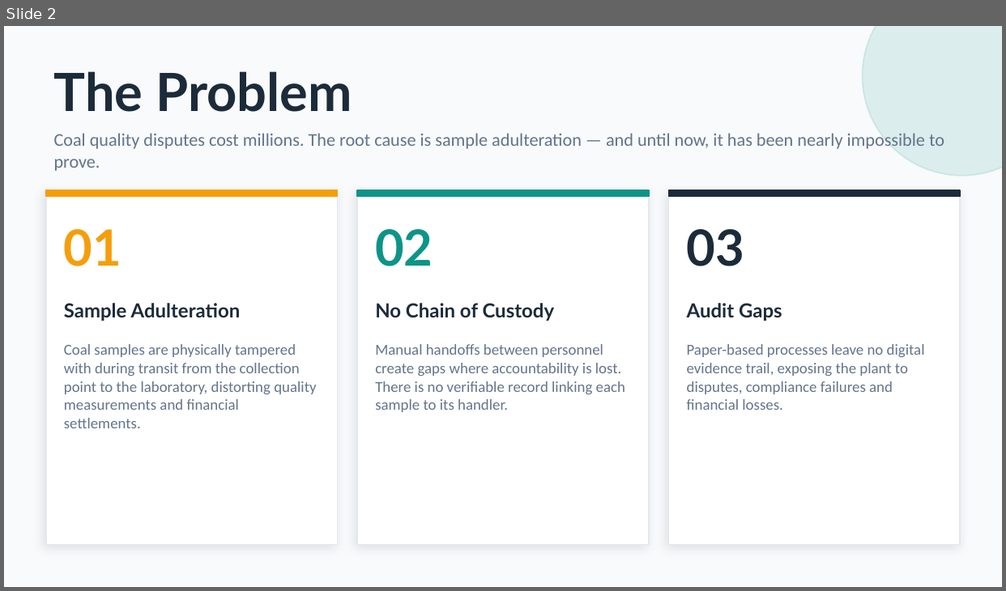
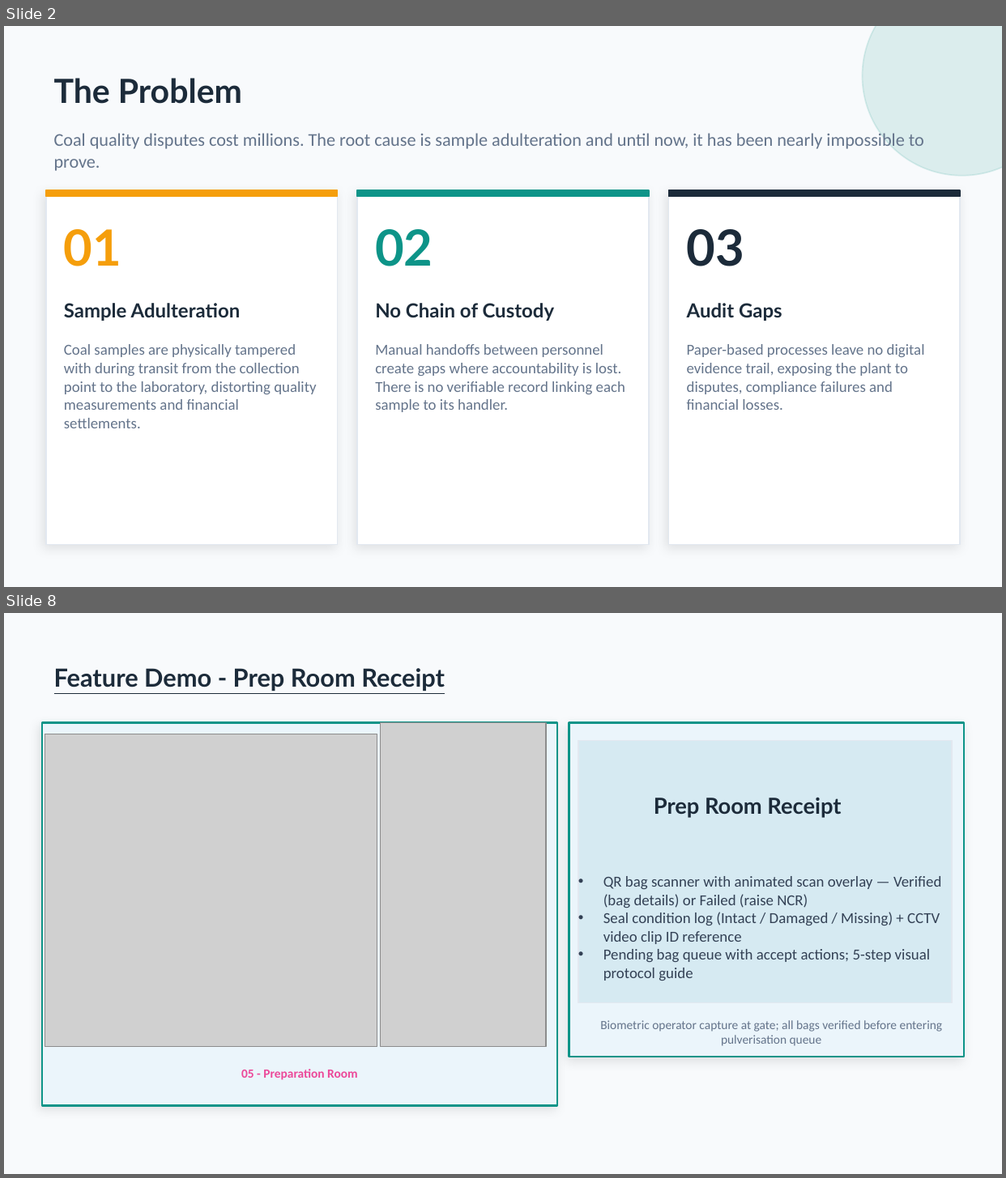
Before and after one commit to sudhansusekhar98/csaas, a slide deck: CSAAS_Presentation.pptx. Shown one above the other, each under a label of ours: slide 2 before the commit, slides 2 and 8 after it; the slides between them are not shown. The pictures are 1006x591 and 1006x1178 pixels, drawn with LibreOffice and Linux fonts; fonts in the diff are those of the drawing; grey boxes stand for pictures. Boxes give left, top, right and bottom in pixels: in the first picture for what was removed or moved away, otherwise in the second. Text is boxed around its words. In the diff, an @@ line names an element or a change of style, - is before the commit and + after.

```diff
--- a/CSAAS_Presentation.pptx
+++ b/CSAAS_Presentation.pptx
@@ slide 8 added at <box>4,613,1002,1174</box>, background #F8FAFC @@
@@ text added at <box>54,668,445,691</box>, 18 pt, text #1C2B3A, bold, underline @@
+Feature Demo - Prep Room Receipt
@@ rectangle added at <box>42,723,557,1106</box>, fill #EBF5FB, outline #0D9488 1.5 pt @@
@@ picture added at <box>380,723,546,1047</box> @@
@@ rectangle added at <box>569,723,964,1057</box>, fill #EBF5FB, outline #0D9488 1.5 pt @@
@@ picture added at <box>45,735,377,1047</box> @@
@@ rectangle added at <box>579,741,952,1003</box>, fill #D6EAF2, outline #E2E8F0 1 pt @@
@@ text added at <box>654,797,841,818</box>, 16 pt, text #1C2B3A, bold @@
+Prep Room Receipt
@@ text added at <box>603,876,941,981</box>, 11 pt, text #334155 @@
+• QR bag scanner with animated scan overlay — Verified (bag details) or Failed (raise NCR)
+• Seal condition log (Intact / Damaged / Missing) + CCTV video clip ID reference
+• Pending bag queue with accept actions; 5-step visual protocol guide
@@ text added at <box>600,1020,943,1046</box>, 9 pt, text #64748B @@
+Biometric operator capture at gate; all bags verified before entering pulverisation queue
@@ text added at <box>241,1069,357,1080</box>, 9 pt, text #EC4899, bold @@
+05 - Preparation Room
@@ slide 2 changed as well @@
@@ text "The Problem" at <box>54,78,242,104</box>: size 38 to 24 pt @@
@@ text at <box>54,130,924,171</box>: text changed @@
-Coal quality disputes cost millions. The root cause is sample adulteration — and until now, it has been nearly impossible to prove.
+Coal quality disputes cost millions. The root cause is sample adulteration and until now, it has been nearly impossible to prove.
```
Also in this commit, not shown: 6 other slides changed, 6 other slides added, 1 slide removed, 4 other files.
